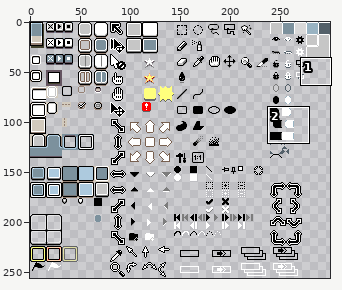
Sprite sheet -- data/skins/default/sheet.png. The picture above shows the old version from afar; the outline marks the close-up.
Close-up. As it was:
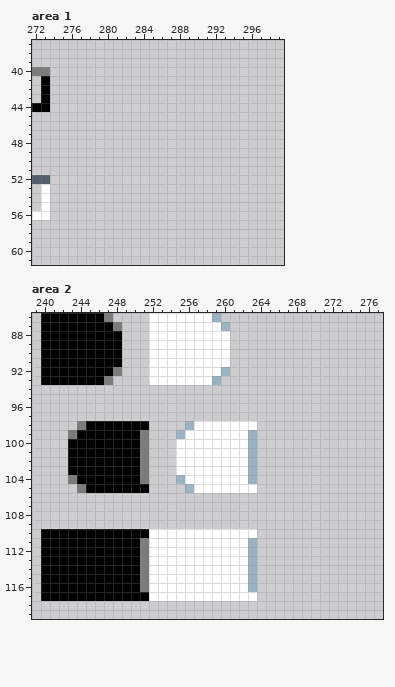
The file is 300x256 pixels. Colours within 5 levels of each other are drawn and written as one. Shown: area 1: x 272..299, y 37..61; area 2: x 239..277, y 86..119.
New version:
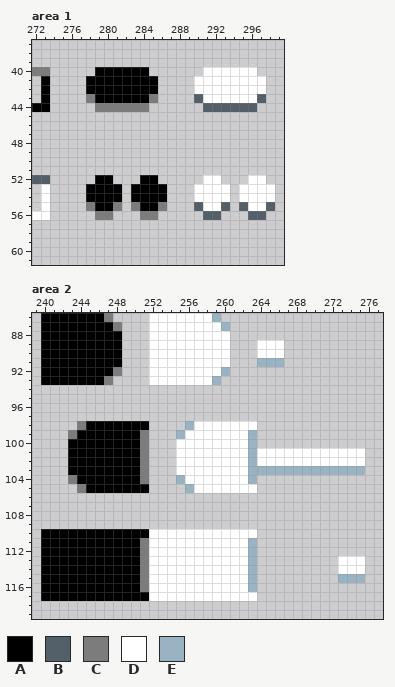
Palette (. is transparent): A #000000  B #536069  C #7c7c7c  D #ffffff  E #99b3c2
From old to new:
Area 1:
The edit adds colour A in row 40 at x 279 to 284; in rows 41 to 42 at x 278 to 285; in row 43 at x 279 to 284; in row 52 at x 279 to 280 and 284 to 285; in rows 53 to 54 at x 278 to 281 and 283 to 286; in row 55 at x 279 to 280 and 284 to 285.
The edit adds colour B in row 43 at x 290 and 297; in row 44 at x 291 to 296; in row 55 at x 290, 293, 295 and 298; in row 56 at x 291 to 292 and 296 to 297.
The edit adds colour C in row 43 at x 278 and 285; in row 44 at x 279 to 284; in row 55 at x 278, 281, 283 and 286; in row 56 at x 279 to 280 and 284 to 285.
The edit adds colour D in row 40 at x 291 to 296; in rows 41 to 42 at x 290 to 297; in row 43 at x 291 to 296; in row 52 at x 291 to 292 and 296 to 297; in rows 53 to 54 at x 290 to 293 and 295 to 298; in row 55 at x 291 to 292 and 296 to 297.
Area 2:
The edit adds colour D in rows 89 to 90 at x 264 to 266; in rows 101 to 102 at x 264 to 275; in rows 113 to 114 at x 273 to 275.
The edit adds colour E in row 91 at x 264 to 266; in row 103 at x 264 to 275; in row 115 at x 273 to 275.
Boxes around the changes in both close-ups, in picture pixels (x1, y1, x2, y2):
added: (86, 67, 158, 112)
added: (194, 67, 266, 112)
added: (86, 175, 167, 220)
added: (194, 175, 275, 220)
added: (257, 340, 284, 367)
added: (257, 448, 365, 475)
added: (338, 556, 365, 583)
